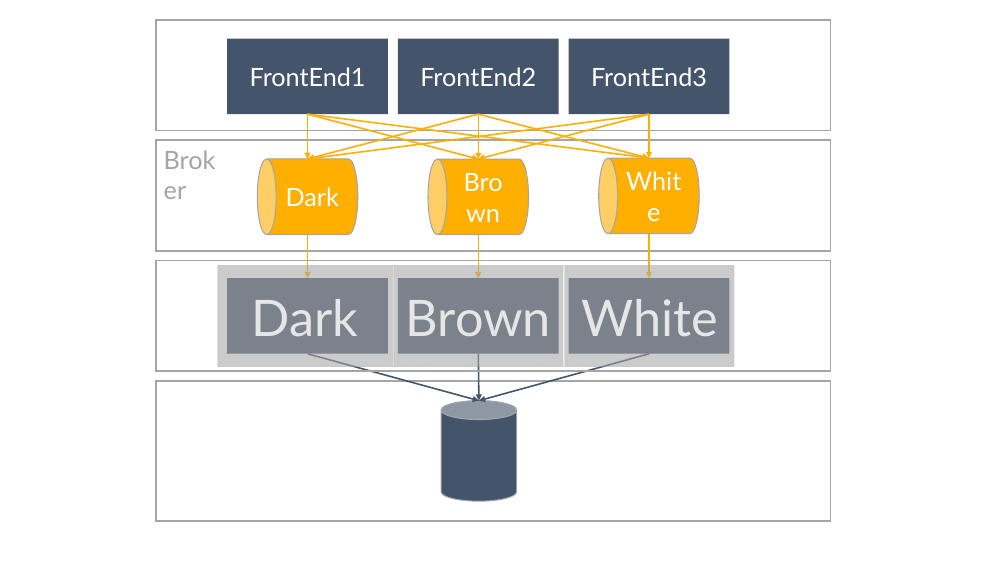
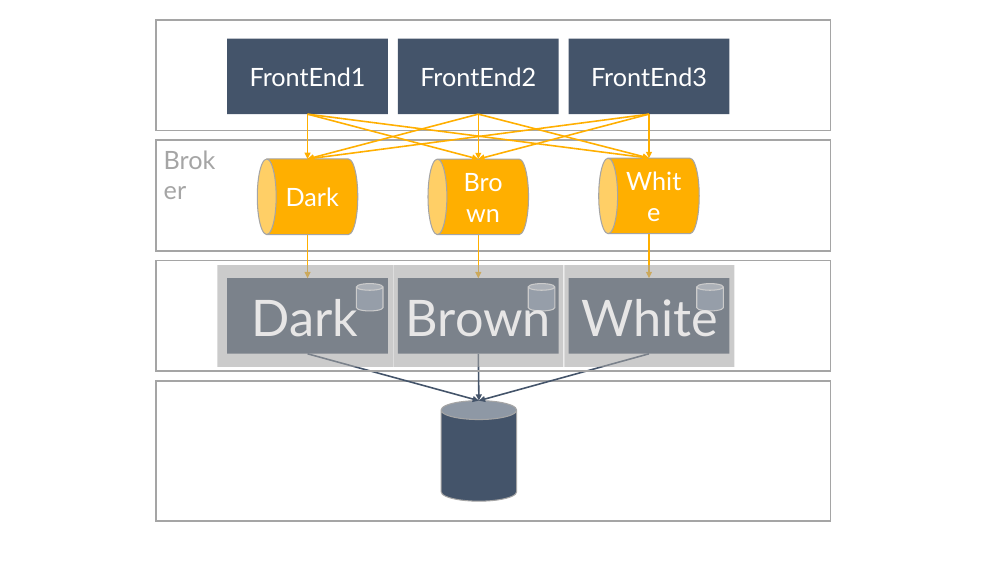
Before and after one commit to danielmarbach/Microservices.ServiceFabric, a slide deck: slide 29 of presentation.pptx (slide 28 before the commit). Drawn at 1008x567 pixels with LibreOffice and Linux fonts; fonts in the diff are those of the drawing. Boxes give left, top, right and bottom in pixels: in the first picture for what was removed or moved away, otherwise in the second. Text is boxed around its words. In the diff, an @@ line names an element or a change of style, - is before the commit and + after.

```diff
--- a/presentation.pptx
+++ b/presentation.pptx
@@ cylinder added at (356, 284, 383, 311), fill #8497B0, outline #FFFFFF 1 pt @@
@@ cylinder added at (529, 284, 555, 311), fill #8497B0, outline #FFFFFF 1 pt @@
@@ cylinder added at (697, 284, 724, 311), fill #8497B0, outline #FFFFFF 1 pt @@
```
Also in this commit, not shown: 2 other slides changed, 1 slide added, 1 other file.
